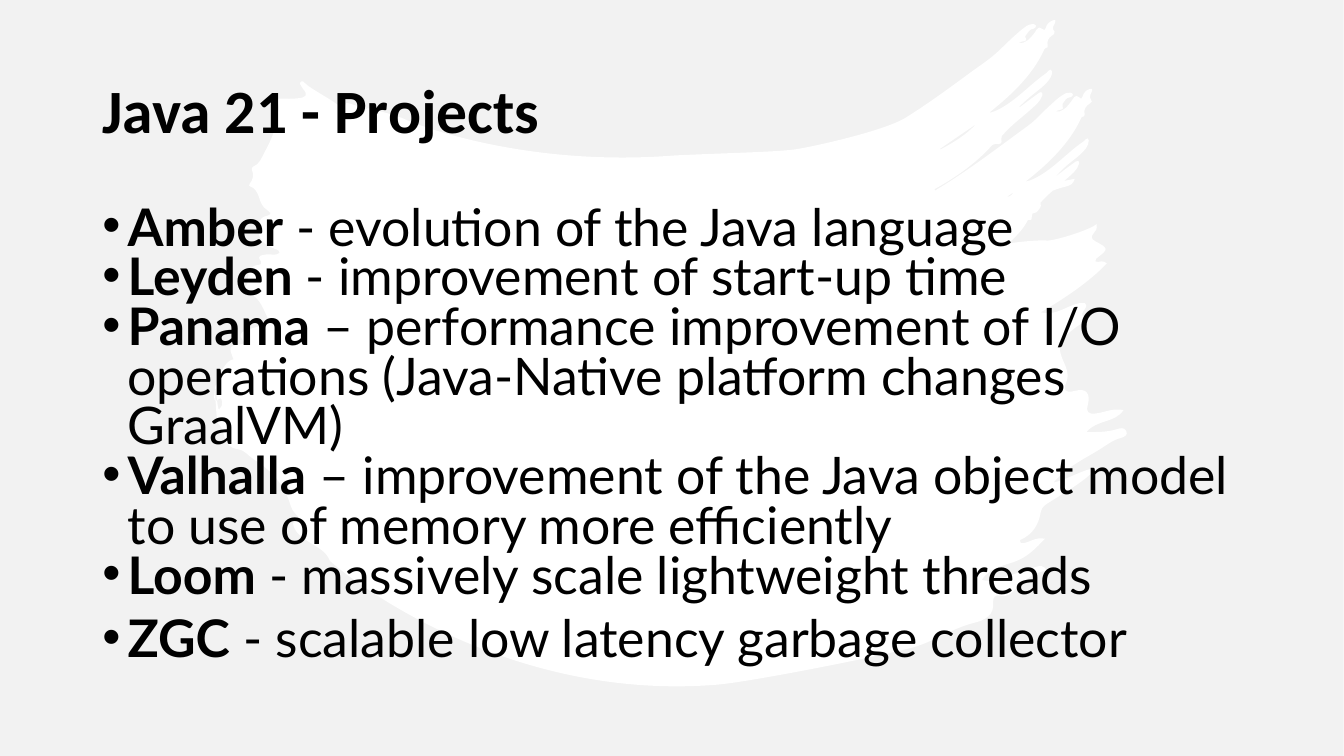
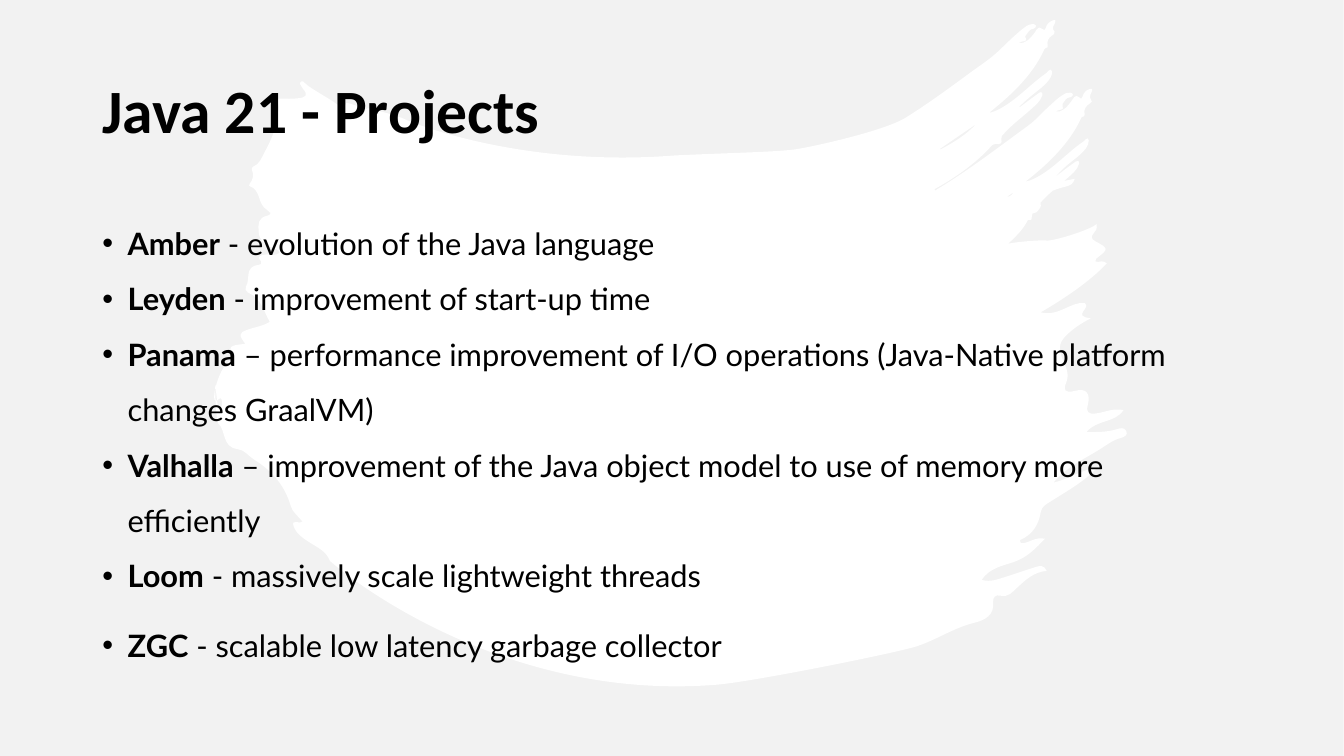
Before and after one commit to iuliana/jdk21-parent-project, a slide deck: slide 6 of Java21-Presentation.pptx (slide 5 before the commit). Drawn at 1344x756 pixels with LibreOffice and Linux fonts; fonts in the diff are those of the drawing. Boxes give left, top, right and bottom in pixels: in the first picture for what was removed or moved away, otherwise in the second. Text is boxed around its words. In the diff, an @@ line names an element or a change of style, - is before the commit and + after.

```diff
--- a/Java21-Presentation.pptx
+++ b/Java21-Presentation.pptx
@@ text "Amber - evolution of the ..." at [128, 232, 1166, 663]: size 37 to 22 pt; line spacing 0.8 to 1.5 @@
```
Also in this commit, not shown: 3 other slides changed, 8 slides added, 22 other files.
